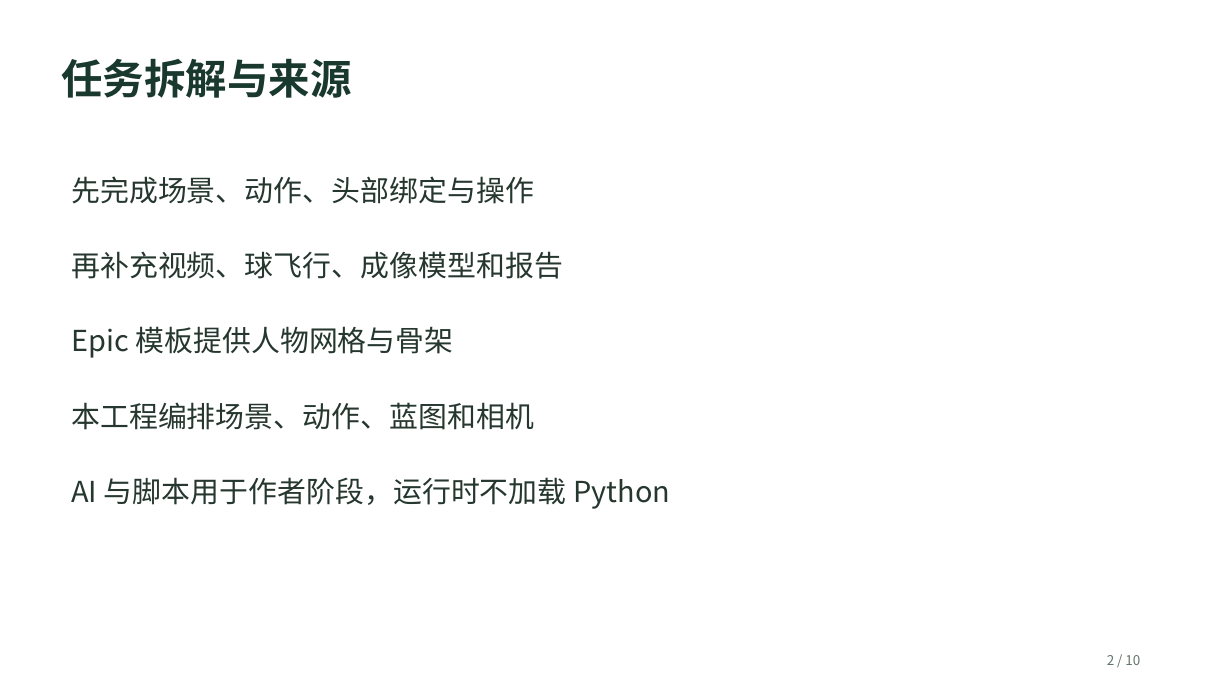
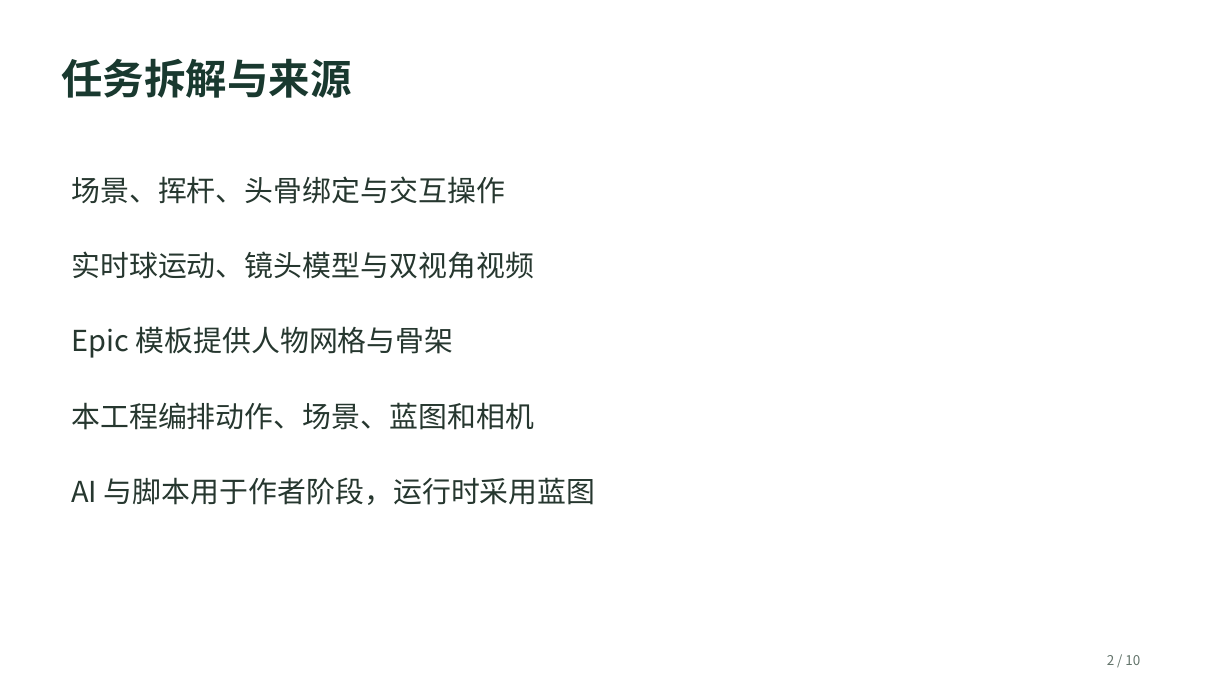
Before and after one commit to homepigge-zky/GolfHeadCam-UE5, a slide deck: slide 2 of Deliverables/演示讲解_10页.pptx. Drawn at 1232x693 pixels with LibreOffice and Linux fonts; fonts in the diff are those of the drawing. Boxes give left, top, right and bottom in pixels: in the first picture for what was removed or moved away, otherwise in the second. Text is boxed around its words. In the diff, an @@ line names an element or a change of style, - is before the commit and + after.

```diff
--- a/Deliverables/演示讲解_10页.pptx
+++ b/Deliverables/演示讲解_10页.pptx
@@ text at (71,176,505,204): text changed @@
-先完成场景、动作、头部绑定与操作
+场景、挥杆、头骨绑定与交互操作
@@ text at (71,251,534,279): text changed @@
-再补充视频、球飞行、成像模型和报告
+实时球运动、镜头模型与双视角视频
@@ text at (71,402,534,430): text changed @@
-本工程编排场景、动作、蓝图和相机
+本工程编排动作、场景、蓝图和相机
@@ text at (71,477,596,505): text changed @@
-AI 与脚本用于作者阶段，运行时不加载 Python
+AI 与脚本用于作者阶段，运行时采用蓝图
```
Also in this commit, not shown: 6 other slides changed, 48 other files.
